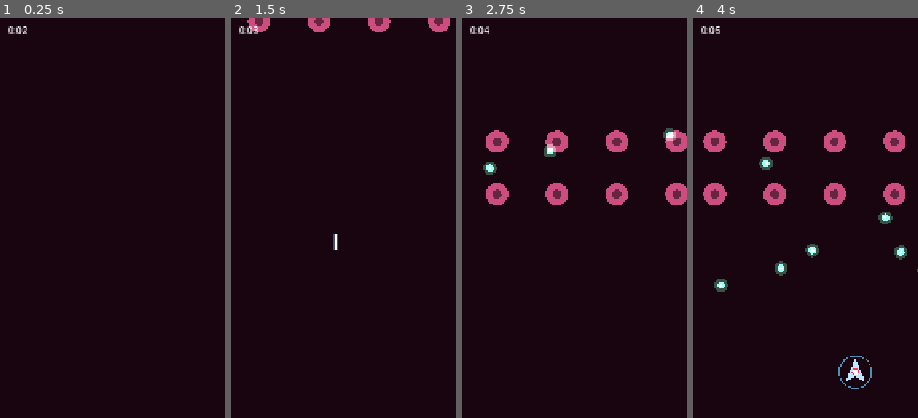
Above: before the commit, frames 1-4 (left to right).
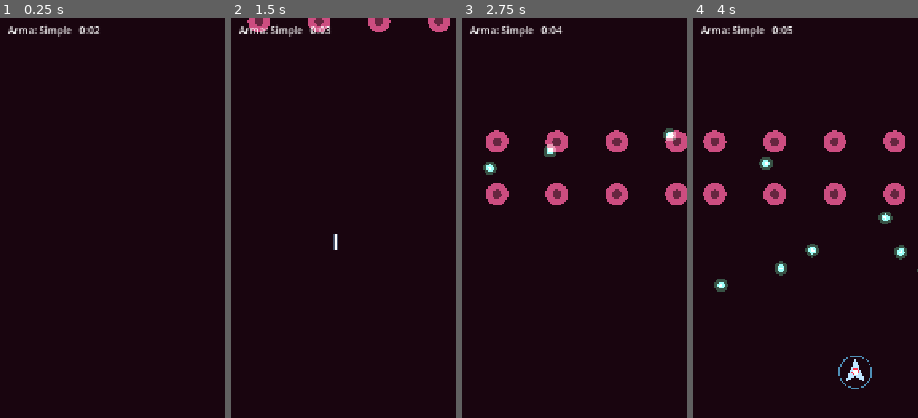
Above: after the commit, the same moments.

Repository: mark2141/cellularwars
Game: Godot game, scene res://scenes/main/main.tscn
Two runs of this game, one before a commit and one after it. Both use one fixed random seed, a clock stepped at 60 frames per second and the inputs below.
Inputs (mouse positions are % of the whole screen's width and height, from its top left):
- Up to frame 1 (0.25 s): no input
- Up to frame 2 (1.5 s): tap Enter at 0.5 s; move the mouse to (72, 45) at 0.52 s; hold Right (move_right) 0.53-1.25 s; hold Shift (focus) 0.53-1.25 s; click (72, 45) at 0.67 s; drag from (30, 55) to (68, 86) at 1.27 s
- Up to frame 3 (2.75 s): move the mouse to (60, 28) at 2.02 s; hold Right (move_right) from 2.03 s (still down); hold Shift (focus) from 2.03 s (still down)
- Up to frame 4 (4 s): release Right (move_right) at 2.75 s; release Shift (focus) at 2.75 s; drag from (45, 70) to (25, 15) at 2.77 s; move the mouse to (80, 65) at 3.52 s; hold Left (move_left) from 3.53 s (still down); hold Shift (focus) from 3.53 s (still down)
The pictures show only the part of the screen within x 30-80%, y 0-50%; the shares and areas given below are measured in that part.

The runs differ from the first frame. In frame 1, 0.5% of the frame differs, in the area x 3-44%, y 2-5%; in frame 2, 0.5%; in frame 3, 0.5%; in frame 4, 0.5%.

Commit message:
Añade el drop de mejora de arma en una caja con letra
Co-Authored-By: Claude Opus 5.5 <noreply@anthropic.com>
Claude-Session: https://claude.ai/code/session_01AXcMzje3NUiAFTqrS41fwi

Diff:
--- a/resources/levels/level_1.tres
+++ b/resources/levels/level_1.tres
@@ -9,6 +9,8 @@
 [ext_resource type="Resource" path="res://resources/formations/rejilla_6x2.tres" id="7_bbtr6"]
 [ext_resource type="Resource" path="res://resources/enemies/leucocito_zombi.tres" id="8_2dyce"]
 [ext_resource type="Script" path="res://scripts/levels/level_data.gd" id="9_h2q1g"]
+[ext_resource type="Script" path="res://scripts/weapons/weapon_data.gd" id="10_v6d2w"]
+[ext_resource type="Resource" path="res://resources/weapons/doble.tres" id="11_br0t4"]
 
 [sub_resource type="Resource" id="Resource_usjkt"]
 script = ExtResource("1_4u7ew")
@@ -305,3 +307,4 @@
 script = ExtResource("9_h2q1g")
 display_name = "Nivel 1: Infiltración inicial"
 events = Array[ExtResource("1_4u7ew")]([SubResource("Resource_usjkt"), SubResource("Resource_hvnto"), SubResource("Reso …(913 unchanged characters)…
+weapon_drops = Array[ExtResource("10_v6d2w")]([ExtResource("11_br0t4")])
--- /dev/null
+++ b/scenes/pickups/weapon_pickup.tscn
@@ -0,0 +1,8 @@
+[gd_scene load_steps=2 format=3]
+
+[ext_resource type="Script" path="res://scripts/pickups/pickup.gd" id="1"]
+
+[node name="WeaponPickup" type="Node2D"]
+script = ExtResource("1")
+kind = 2
+radius = 15.0
--- a/scripts/core/main.gd
+++ b/scripts/core/main.gd
@@ -3,6 +3,7 @@
 
 const SHIELD_PICKUP := preload("res://scenes/pickups/shield_pickup.tscn")
 const STAR_PICKUP := preload("res://scenes/pickups/star_pickup.tscn")
+const WEAPON_PICKUP := preload("res://scenes/pickups/weapon_pickup.tscn")
 const RESTART_DELAY := 1.5
 
 ## True mientras el láser elimina enemigos: esas bajas no sueltan drops.
@@ -35,9 +36,9 @@
 
 func _process(_delta: float) -> void:
 	var seconds := int(runner.time)
-	status.text = "Escudos: %d/%d   Estrellas: %d/%d   %d:%02d" % [
+	status.text = "Escudos: %d/%d   Estrellas: %d/%d   Arma: %s   %d:%02d" % [
 		player.shields(), player.data.max_shields, player.stars, player.data.stars_for_laser,
-		seconds / 60, seconds % 60]
+		player.current_weapon.display_name, seconds / 60, seconds % 60]
 
 
 func _on_enemy_defeated(enemy: Enemy) -> void:
@@ -45,21 +46,33 @@
 		_roll_drop(enemy)
 
 
-## Como mucho un drop por enemigo: primero se sortea el escudo y después la estrella.
+## Como mucho un drop por enemigo: se sortean en orden escudo, estrella y arma.
 func _roll_drop(enemy: Enemy) -> void:
+	var d := enemy.data
 	var roll := randf()
-	var scene: PackedScene = null
-	if roll < enemy.data.shield_drop_chance:
-		scene = SHIELD_PICKUP
-	elif roll < enemy.data.shield_drop_chance + enemy.data.star_drop_chance:
-		scene = STAR_PICKUP
-	if scene == null:
+	if roll < d.shield_drop_chance:
+		_drop(SHIELD_PICKUP, enemy.position)
 		return
+	roll -= d.shield_drop_chance
+	if roll < d.star_drop_chance:
+		_drop(STAR_PICKUP, enemy.position)
+		return
+	roll -= d.star_drop_chance
+	if roll < d.weapon_drop_chance:
+		# Solo armas distintas de la actual, para que el drop siempre ofrezca un cambio.
+		var options := runner.level.weapon_drops.filter(
+				func(w: WeaponData) -> bool: return w != player.current_weapon)
+		if not options.is_empty():
+			_drop(WEAPON_PICKUP, enemy.position).weapon = options.pick_random()
+
+
+func _drop(scene: PackedScene, at: Vector2) -> Pickup:
 	var pickup: Pickup = scene.instantiate()
 	pickup.player = player
 	pickup.field = playfield.rect()
-	pickup.position = enemy.position
+	pickup.position = at
 	playfield.add_child.call_deferred(pickup)
+	return pickup
 
 
 ## El láser limpia el escenario: todas las balas enemigas y todos los enemigos.
--- a/scripts/enemies/enemy_data.gd
+++ b/scripts/enemies/enemy_data.gd
@@ -19,6 +19,8 @@
 @export_range(0.0, 1.0) var shield_drop_chance: float = 0.15
 ## Probabilidad (0 a 1) de soltar una estrella al morir. Un enemigo suelta como mucho un drop.
 @export_range(0.0, 1.0) var star_drop_chance: float = 0.1
+## Probabilidad (0 a 1) de soltar una mejora de arma. Qué armas pueden salir lo decide el nivel.
+@export_range(0.0, 1.0) var weapon_drop_chance: float = 0.05
 
 @export_group("Patrones por rango")
 @export var pattern_regular: BulletPattern
--- a/scripts/levels/level_data.gd
+++ b/scripts/levels/level_data.gd
@@ -4,3 +4,5 @@
 
 @export var display_name: String = ""
 @export var events: Array[WaveEvent] = []
+## Mejoras de arma que pueden caer en este nivel.
+@export var weapon_drops: Array[WeaponData] = []
--- a/scripts/pickups/pickup.gd
+++ b/scripts/pickups/pickup.gd
@@ -3,7 +3,7 @@
 ## Drop que suelta un enemigo. Cae y se recoge al tocarlo con la nave.
 ## Debe ser hijo directo de Playfield, como el jugador.
 
-enum Kind { SHIELD, STAR }
+enum Kind { SHIELD, STAR, WEAPON }
 
 @export var kind: Kind = Kind.SHIELD
 @export var fall_speed: float = 110.0
@@ -11,6 +11,8 @@
 
 var player: Player
 var field: Rect2
+## Solo para Kind.WEAPON: el arma que da al recogerlo.
+var weapon: WeaponData
 
 var _time: float = 0.0
 
@@ -34,21 +36,42 @@
 			player.add_shield()
 		Kind.STAR:
 			player.add_star()
+		Kind.WEAPON:
+			player.set_weapon(weapon)
 
 
 func _draw() -> void:
-	# Formas provisionales con pulso: hexágono azul (escudo) o estrella amarilla.
+	# Formas provisionales con pulso.
 	var size := radius * (1.0 + 0.12 * sin(_time * 6.0))
-	var points := PackedVector2Array()
-	var color := Color(0.3, 0.75, 1.0, 0.85)
-	if kind == Kind.STAR:
-		color = Color(1.0, 0.85, 0.25, 0.95)
-		for i in 10:
-			var r := size * (1.25 if i % 2 == 0 else 0.55)
-			points.append(Vector2.from_angle(TAU * i / 10.0 - PI * 0.5) * r)
-	else:
-		for i in 6:
-			points.append(Vector2.from_angle(TAU * i / 6.0 - PI * 0.5) * size)
+	match kind:
+		Kind.WEAPON:
+			_draw_weapon_box(size)
+		Kind.STAR:
+			var points := PackedVector2Array()
+			for i in 10:
+				var r := size * (1.25 if i % 2 == 0 else 0.55)
+				points.append(Vector2.from_angle(TAU * i / 10.0 - PI * 0.5) * r)
+			_draw_outlined(points, Color(1.0, 0.85, 0.25, 0.95))
+		_:
+			var points := PackedVector2Array()
+			for i in 6:
+				points.append(Vector2.from_angle(TAU * i / 6.0 - PI * 0.5) * size)
+			_draw_outlined(points, Color(0.3, 0.75, 1.0, 0.85))
+
+
+func _draw_outlined(points: PackedVector2Array, color: Color) -> void:
 	draw_colored_polygon(points, color)
 	points.append(points[0])
 	draw_polyline(points, Color.WHITE, 2.0)
+
+
+## Caja con la letra del arma, para que el jugador sepa qué va a recoger.
+func _draw_weapon_box(size: float) -> void:
+	var box := Rect2(Vector2(-size, -size), Vector2(size, size) * 2.0)
+	draw_rect(box, Color(weapon.color, 0.9))
+	draw_rect(box, Color.WHITE, false, 2.0)
+	var font := ThemeDB.fallback_font
+	var font_size := int(size * 1.5)
+	var text_size := font.get_string_size(weapon.letter, HORIZONTAL_ALIGNMENT_LEFT, -1, font_size)
+	draw_string(font, Vector2(-text_size.x * 0.5, font_size * 0.36), weapon.letter,
+			HORIZONTAL_ALIGNMENT_LEFT, -1, font_size, Color(0.05, 0.03, 0.08))
